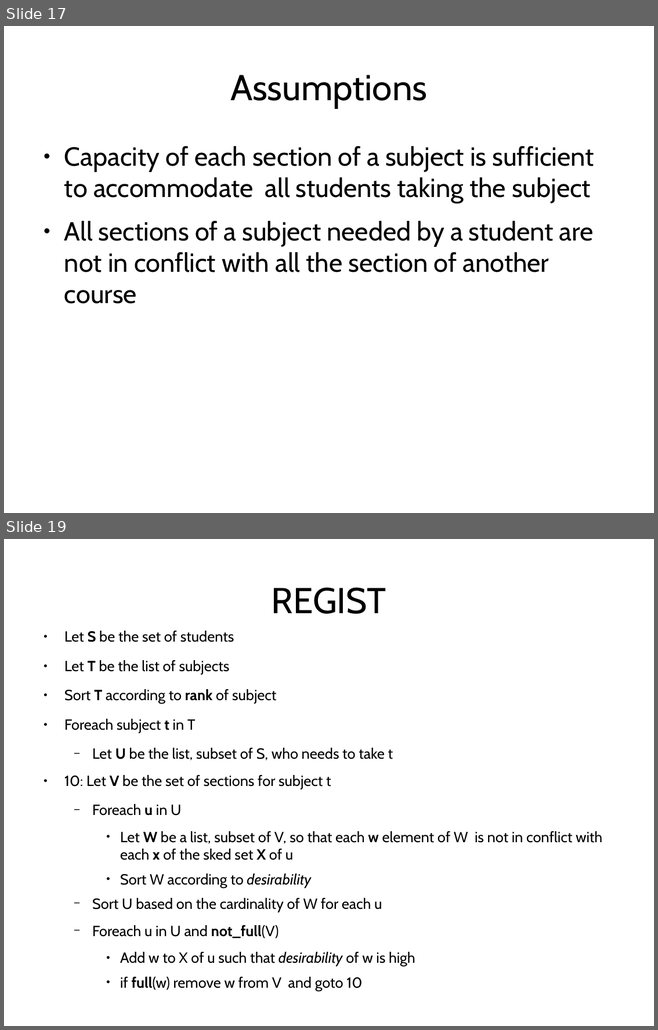
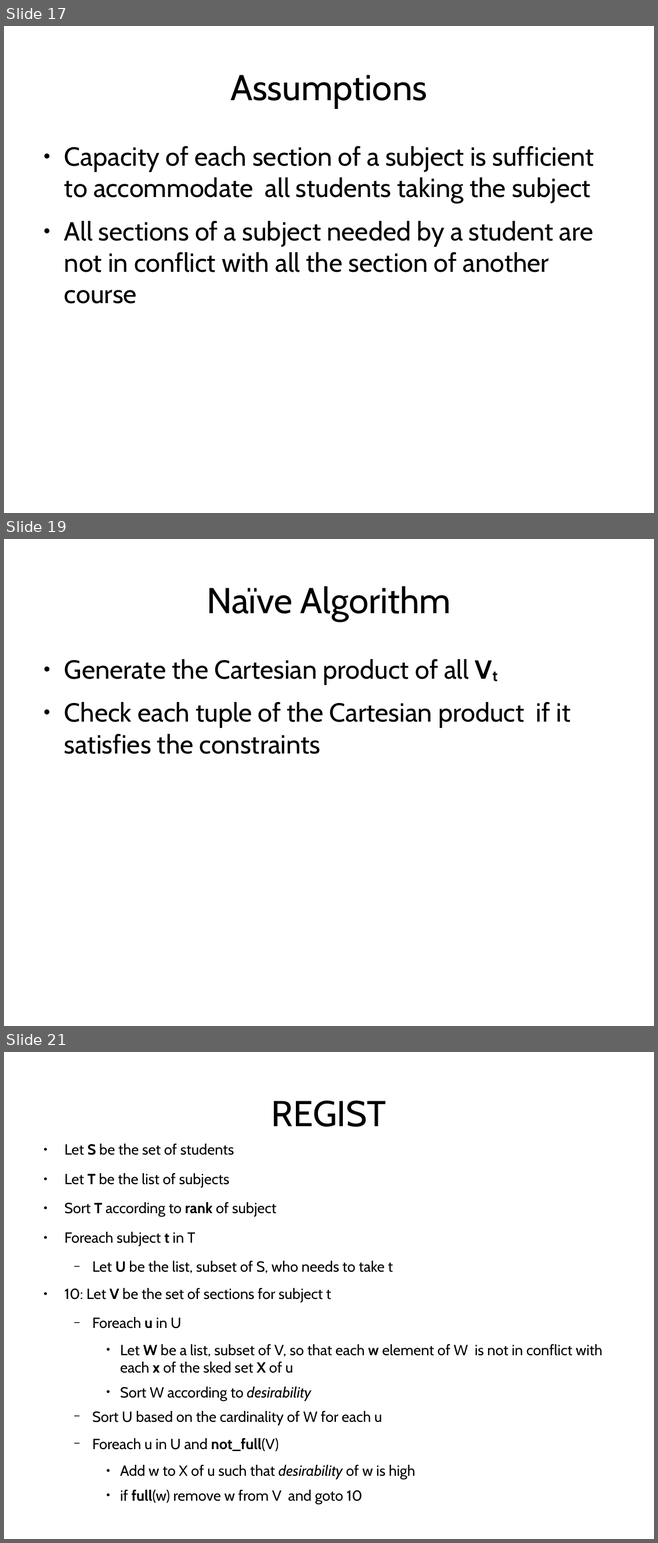
Before and after one commit to jachermocilla/jach-homepage, a slide deck: seminar-2008.odp. Shown one above the other, each under a label of ours: slides 17 and 19 before the commit, slides 17, 19 and 21 after it; the slides between them are not shown. The pictures are 658x1030 and 658x1543 pixels, drawn with LibreOffice and Linux fonts; fonts in the diff are those of the drawing. Boxes give left, top, right and bottom in pixels: in the first picture for what was removed or moved away, otherwise in the second. Text is boxed around its words. In the diff, an @@ line names an element or a change of style, - is before the commit and + after.

```diff
--- a/seminar-2008.odp
+++ b/seminar-2008.odp
@@ slide 19 added at (x1=4, y1=539, x2=654, y2=1026), background #FFFFFF @@
@@ title added at (x1=206, y1=586, x2=451, y2=621), 44 pt, text #000000 @@
+Naïve Algorithm
@@ text added at (x1=64, y1=659, x2=571, y2=754), 32 pt, text #000000 @@
+● Generate the Cartesian product of all Vt
+● Check each tuple of the Cartesian product if it satisfies the constraints
@@ what was slide 19 is now slide 21 @@
```
Also in this commit, not shown: 2 slides changed, 1 other slide added.
